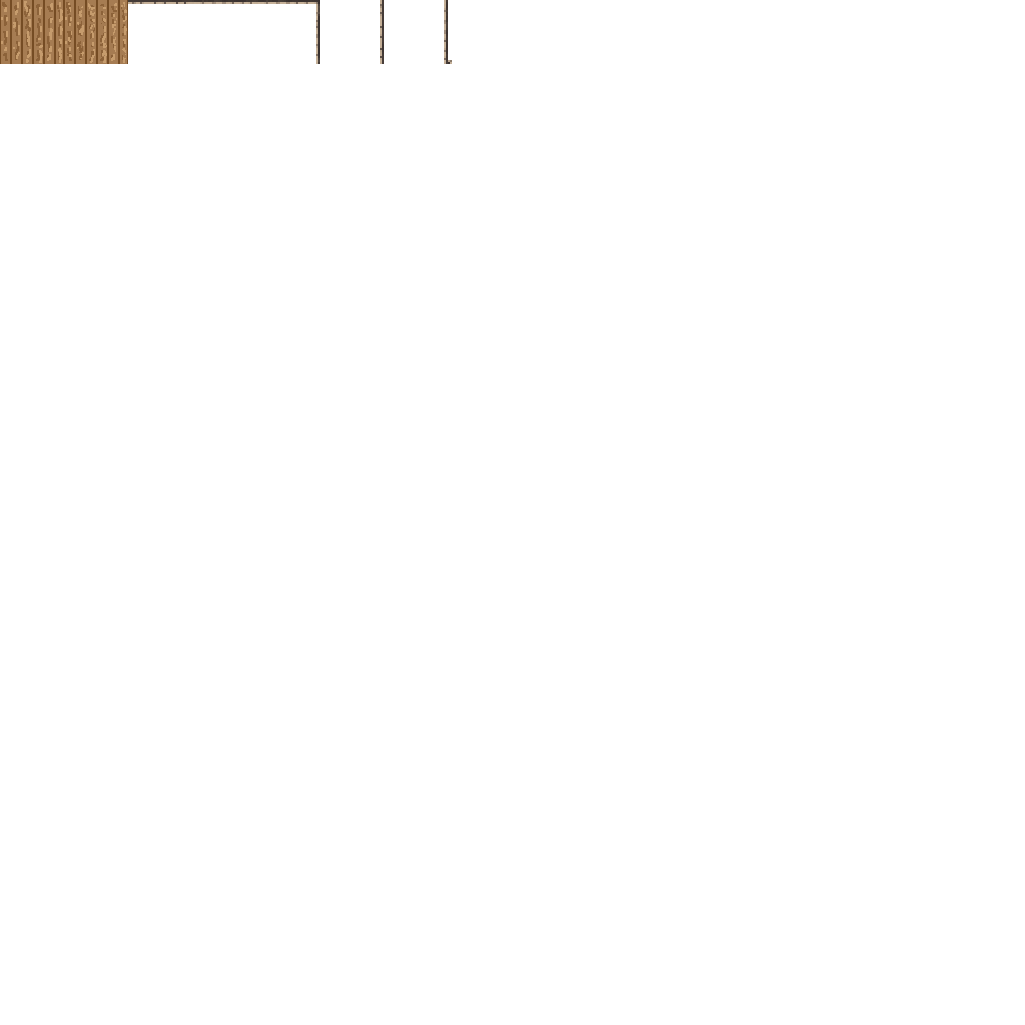
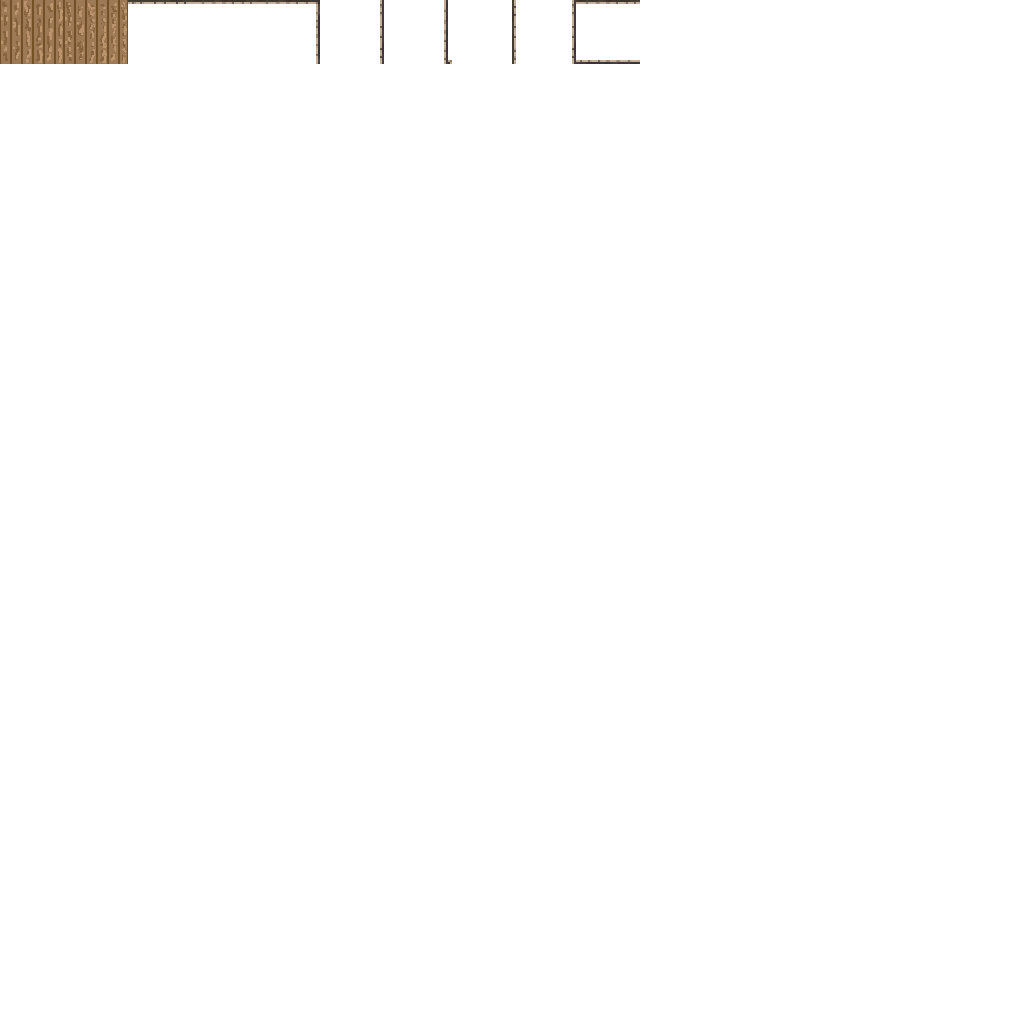
Layers edited between the first and the second 1025 x 1025 image:
added layer "Wall2Side" (1st of 3) above "Wall2Side" over [576, 0, 640, 4]
added layer "Wall2Side" (2nd of 3) above "Wall2Side" over [576, 60, 640, 64]
added layer "Wall1Side" (1st of 3) above "Wall1Side" over [572, 0, 576, 64]
added layer "Wall1Side" (2nd of 3) above "Wall1Side" over [512, 0, 516, 64]
added group "Group 1" with 3 layers above "Layer 1" over [0, 0, 128, 64]
moved "Floor1" into group "Group 1" over [0, 0, 64, 64]
moved "Floor2" into group "Group 1" over [64, 0, 128, 64]
